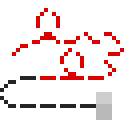
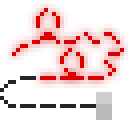
Revision of a layered 128 × 128 image; what changed, layer by layer:
added layer "Layer 10" above "Layer 9" over <box>4,0,128,88</box>
